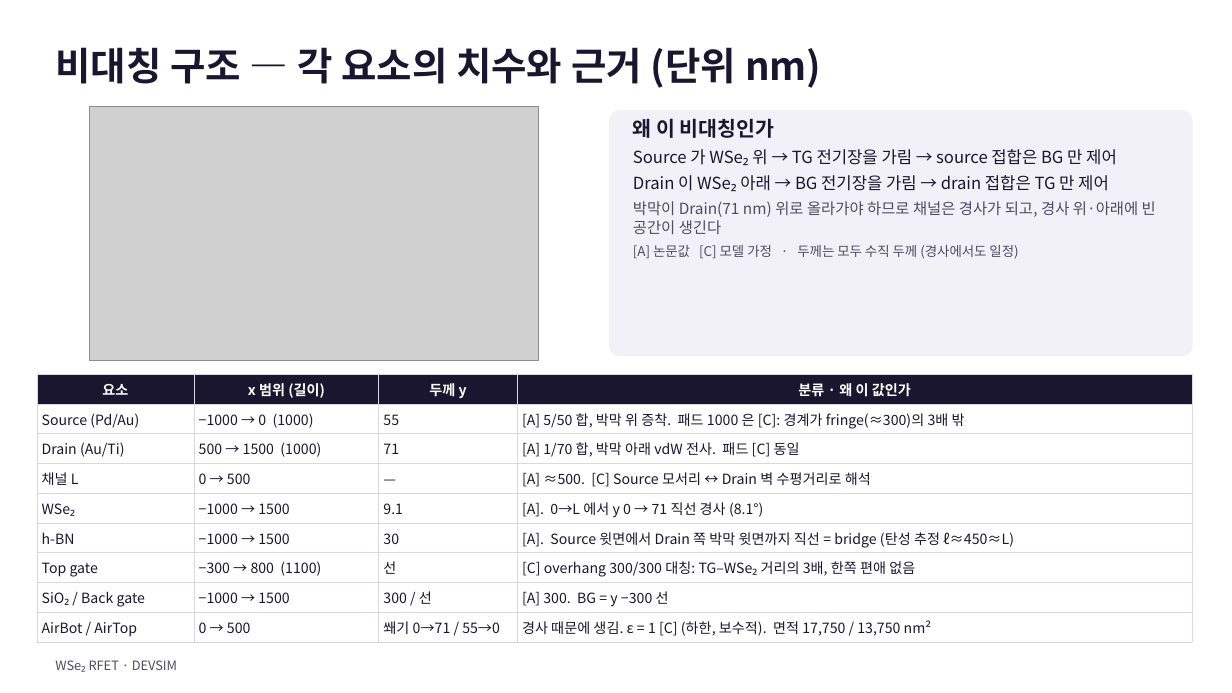
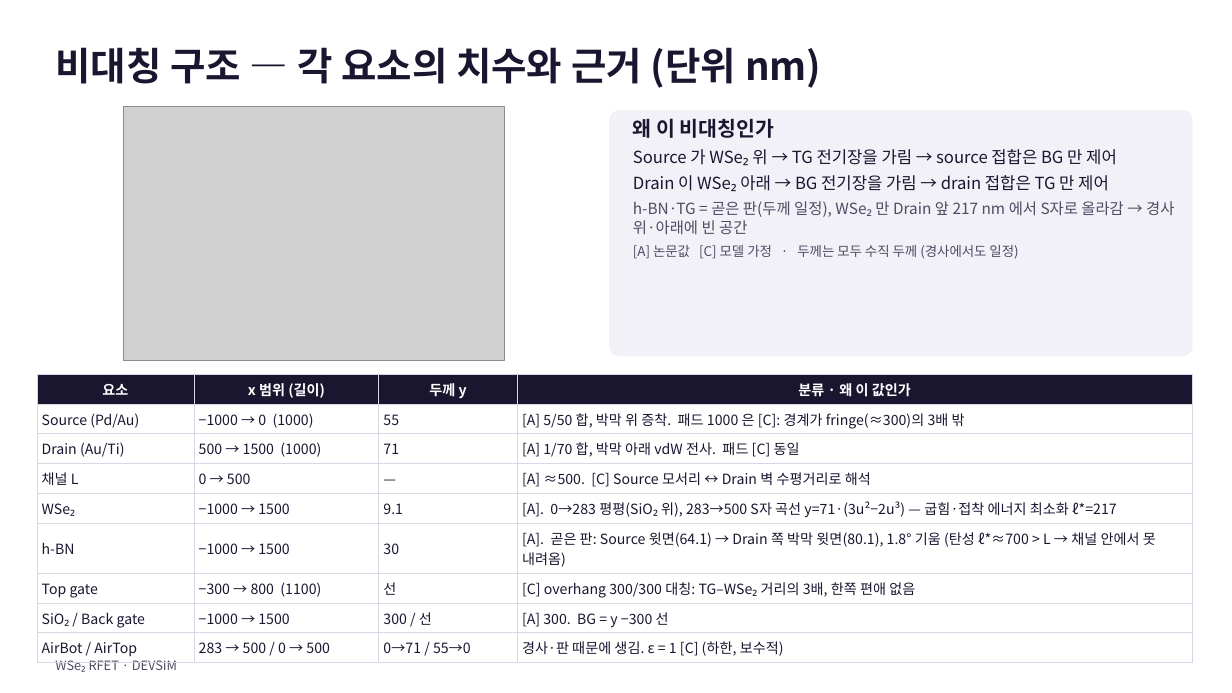
Before and after one commit to jiseonyang-9070/rfet, a slide deck: slide 1 of slides/RFET_asymmetric_structure.pptx. Drawn at 1232x693 pixels with LibreOffice and Linux fonts; fonts in the diff are those of the drawing; grey boxes stand for pictures. Boxes give left, top, right and bottom in pixels: in the first picture for what was removed or moved away, otherwise in the second. Text is boxed around its words. In the diff, an @@ line names an element or a change of style, - is before the commit and + after.

```diff
--- a/slides/RFET_asymmetric_structure.pptx
+++ b/slides/RFET_asymmetric_structure.pptx
@@ picture: place and size @@
-picture at (90,106,540,360)
+picture at (124,106,505,360)
@@ text at (633,201,1174,234): text changed @@
-박막이 Drain(71 nm) 위로 올라가야 하므로 채널은 경사가 되고, 경사 위·아래에 빈 공간이 생긴다
+h-BN·TG = 곧은 판(두께 일정), WSe₂ 만 Drain 앞 217 nm 에서 S자로 올라감 → 경사 위·아래에 빈 공간
@@ table at (37,374,1192,661) @@
-row 5, column 4: [A]. 0→L 에서 y 0 → 71 직선 경사 (8.1°)
+row 5, column 4: [A]. 0→283 평평(SiO₂ 위), 283→500 S자 곡선 y=71·(3u²−2u³) — 굽힘·접착 에너지 최소화 ℓ*=217
-row 6, column 4: [A]. Source 윗면에서 Drain 쪽 박막 윗면까지 직선 = bridge (탄성 추정 ℓ≈450≈L)
+row 6, column 4: [A]. 곧은 판: Source 윗면(64.1) → Drain 쪽 박막 윗면(80.1), 1.8° 기움 (탄성 ℓ*≈700 > L → 채널 안에서 못 내려옴)
-row 9: AirBot / AirTop | 0 → 500 | 쐐기 0→71 / 55→0 | 경사 때문에 생김. ε = 1 [C] (하한, 보수적). 면적 17,750 / 13,750 nm²
+row 9: AirBot / AirTop | 283 → 500 / 0 → 500 | 0→71 / 55→0 | 경사·판 때문에 생김. ε = 1 [C] (하한, 보수적)
```
Also in this commit, not shown: 1 slide added, 1 slide removed, 25 other files.
